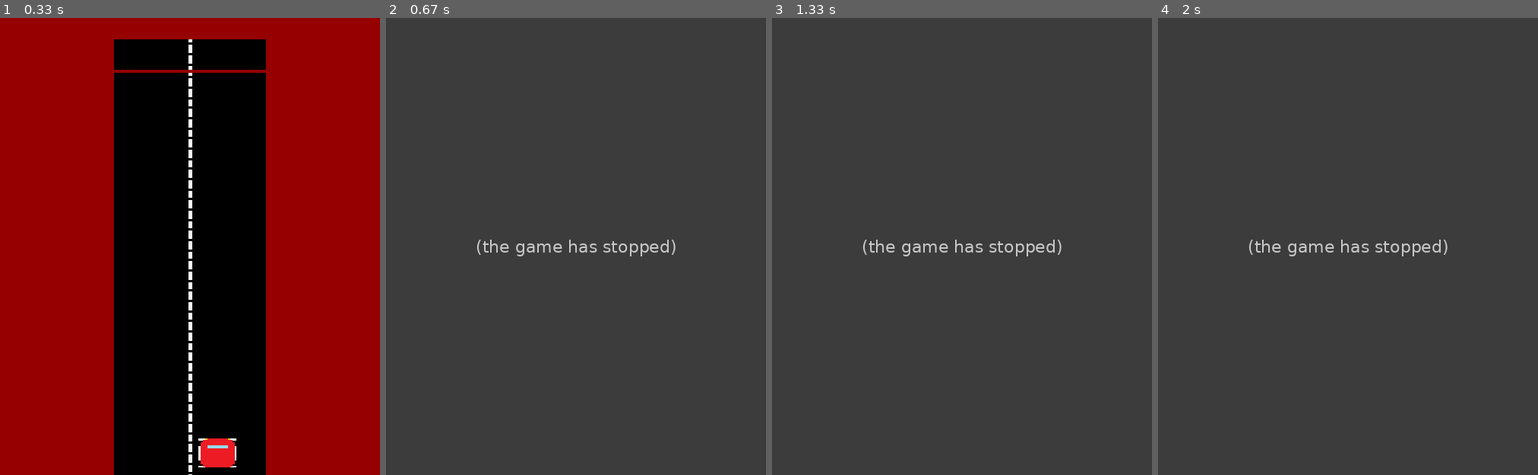
Above: before the commit, frames 1-4 (left to right).
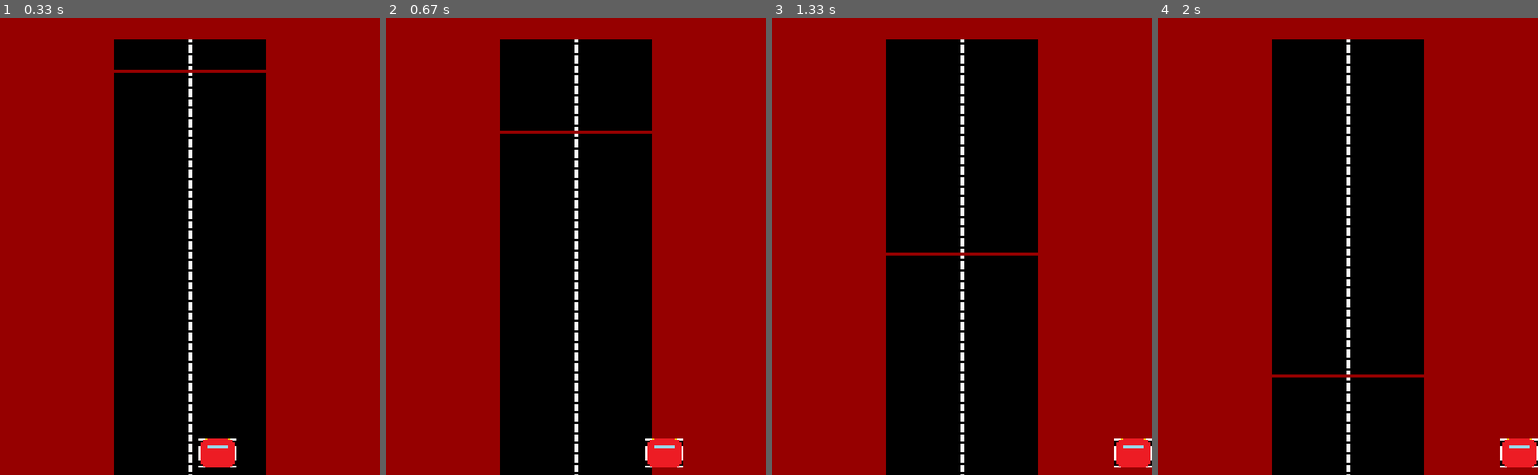
Above: after the commit, the same moments.

Repository: ferclima/pygame
Game: pygame game, started from codigo do jogo.py
The game is run twice, just before and just after one commit, with the same random seed, the same clock (stepped at 60 frames per second) and the same inputs.
Inputs:
- Up to frame 1 (0.33 s): no input
- Up to frame 2 (0.67 s): hold Right from 0.33 s (still down)
- Up to frame 3 (1.33 s): release Right at 0.8 s; hold Right 0.83-1.3 s
- Up to frame 4 (2 s): hold Left 1.33-1.87 s

Frame 1 is identical in both runs. In frame 2, 100% of the frame differs, in the area x 0-100%, y 0-100%; in frame 3, 100%; in frame 4, 100%.
Before the commit the program exited at 0.33 s; later frames show no game.

Commit message:
movimentação carro

Diff:
--- a/codigo do jogo.py
+++ b/codigo do jogo.py
@@ -81,8 +81,20 @@
         # ----- Verifica consequências
         if event.type == pygame.QUIT:
             game = False
+        # Verifica se apertou alguma tecla.
         if event.type == pygame.KEYDOWN:
-            game = False
+            # Dependendo da tecla, altera a velocidade.
+            if event.key == pygame.K_LEFT:
+                carro.speedx -= 4
+            if event.key == pygame.K_RIGHT:
+                carro.speedx += 4
+        # Verifica se soltou alguma tecla.
+        if event.type == pygame.KEYUP:
+            # Dependendo da tecla, altera a velocidade.
+            if event.key == pygame.K_LEFT:
+                carro.speedx += 4
+            if event.key == pygame.K_RIGHT:
+                carro.speedx -= 4
 
     all_pistas.update()
     all_sprites.update()
